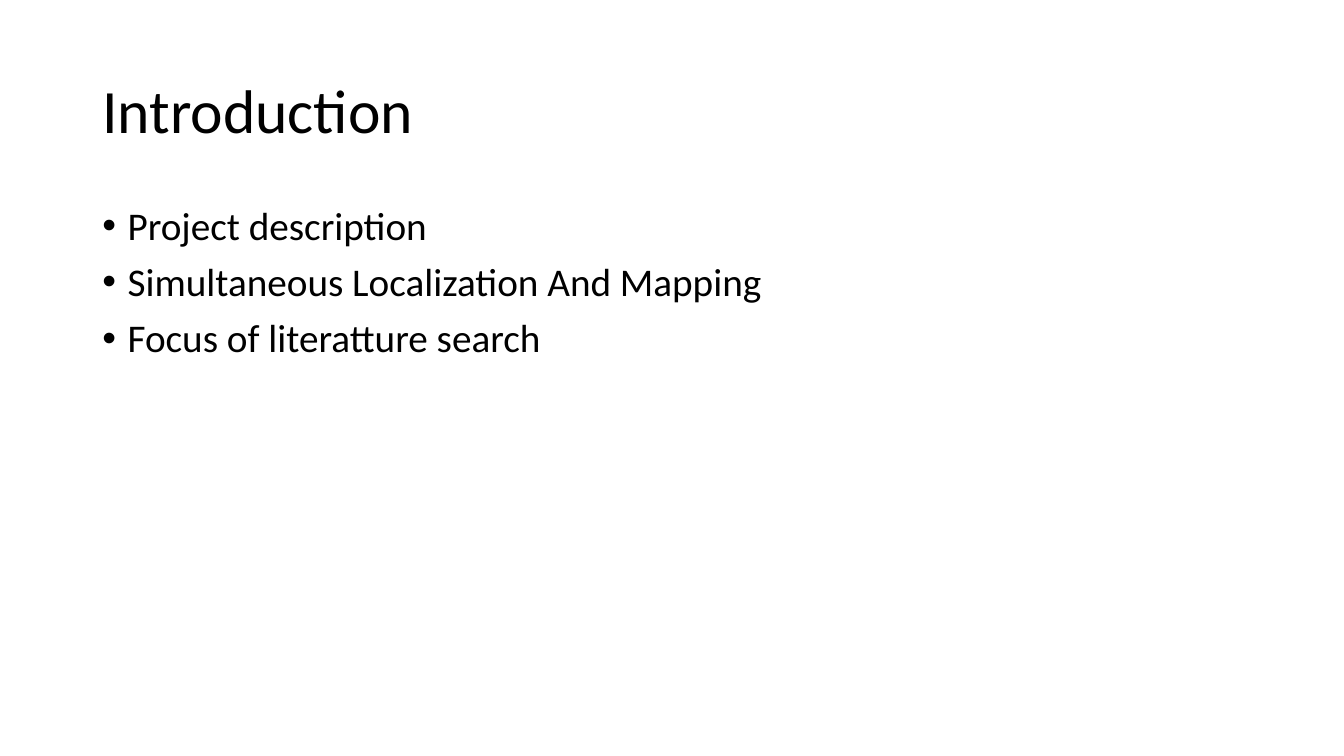
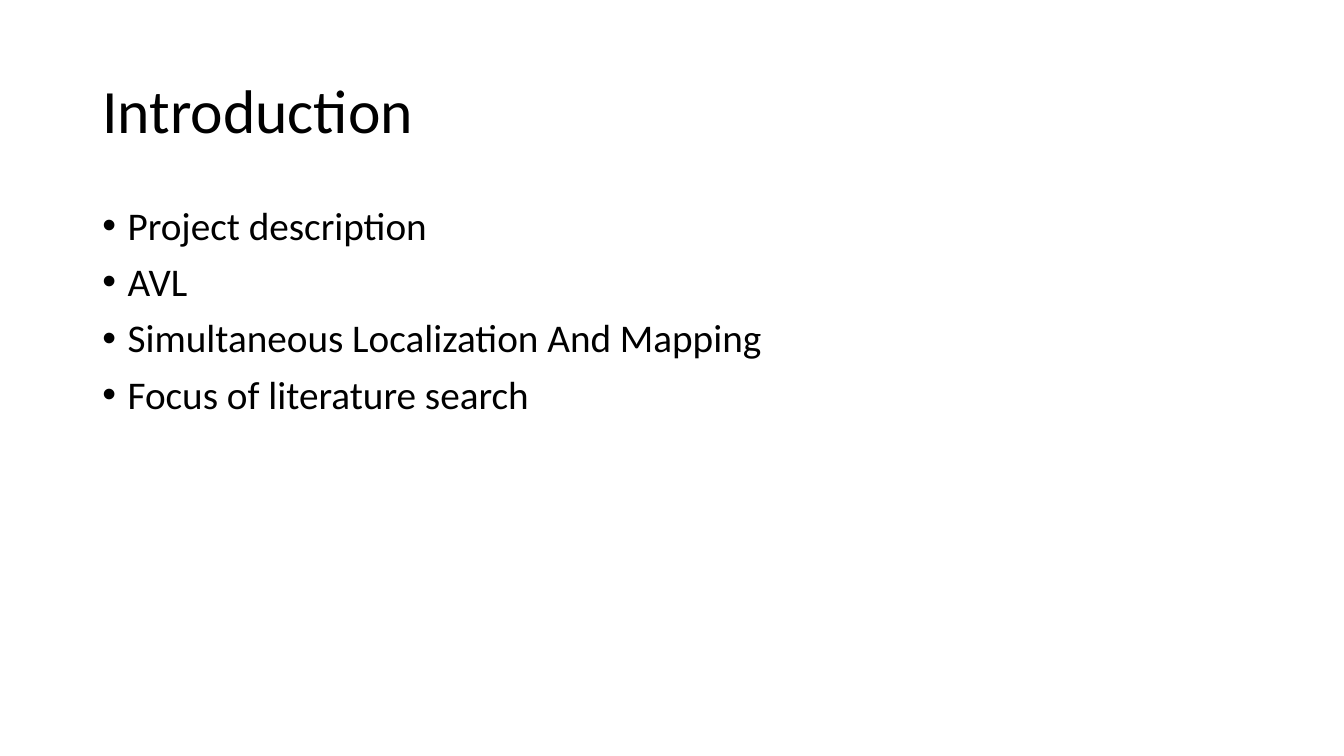
Before and after one commit to AndFroSwe/MF2071, a slide deck: slide 2 of Simultaneous Localization And Mapping.pptx. Drawn at 1344x756 pixels with LibreOffice and Linux fonts; fonts in the diff are those of the drawing. Boxes give left, top, right and bottom in pixels: in the first picture for what was removed or moved away, otherwise in the second. Text is boxed around its words. In the diff, an @@ line names an element or a change of style, - is before the commit and + after.

```diff
--- a/Simultaneous Localization And Mapping.pptx
+++ b/Simultaneous Localization And Mapping.pptx
@@ text at [128,271,188,296]: paragraph added @@
+• AVL
@@ text at [128,381,529,410]: text changed @@
-• Focus of literatture search
+• Focus of literature search
```
Also in this commit, not shown: 3 other slides changed.
